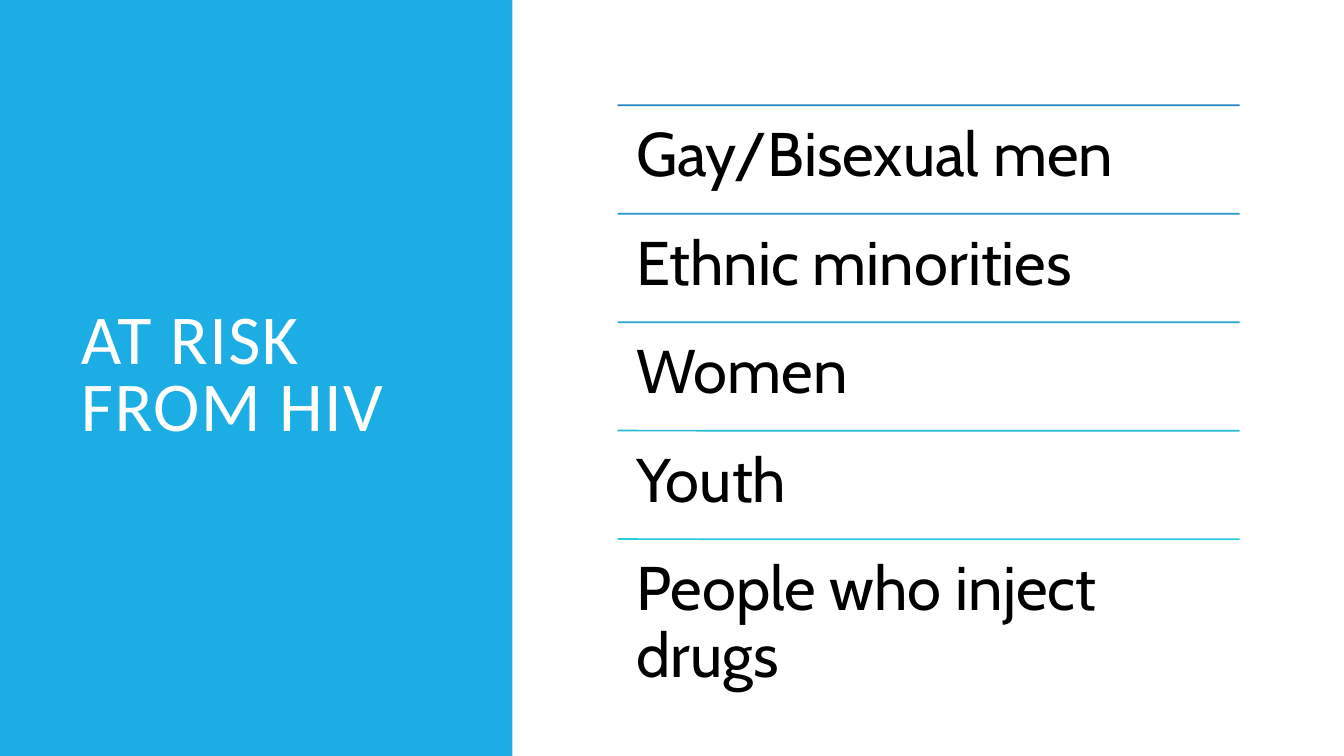
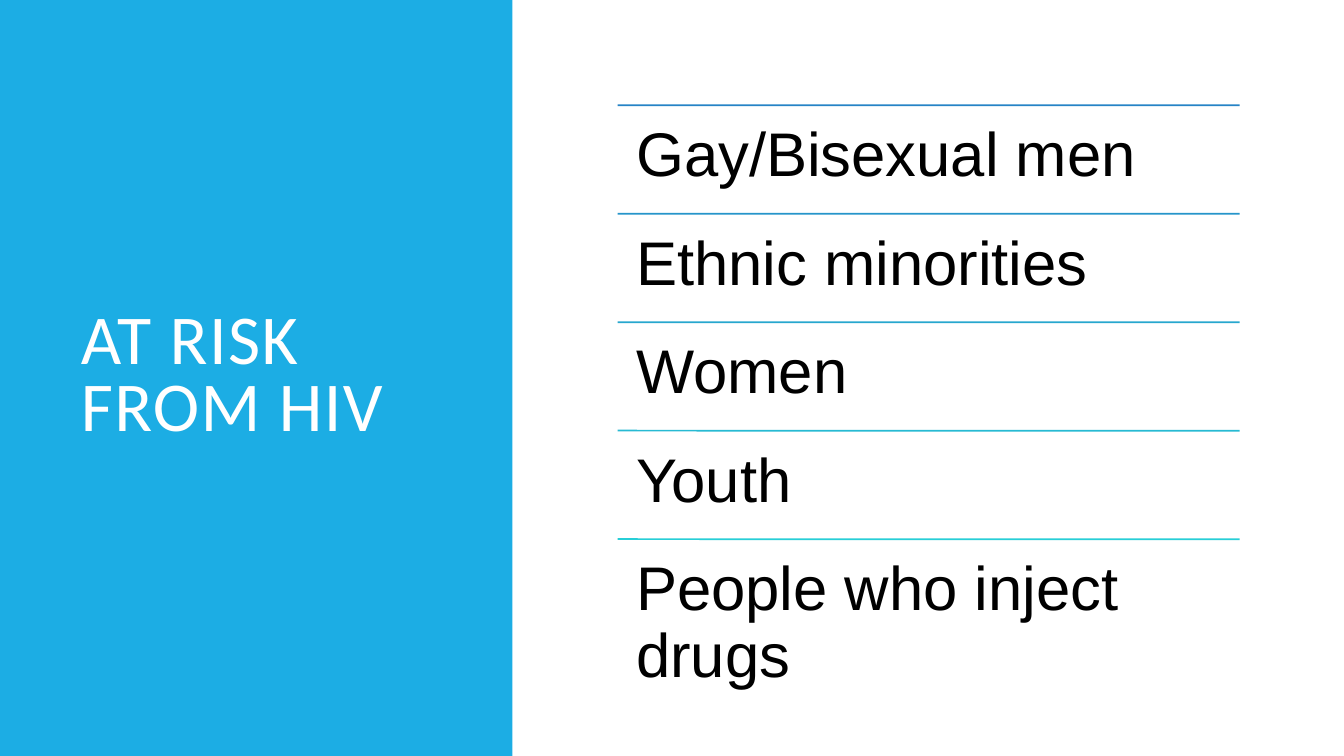
Before and after one commit to spicata/mint-fresh-notes, a slide deck: slide 6 of assets/A look at HIV.pptx. Drawn at 1344x756 pixels with LibreOffice and Linux fonts; fonts in the diff are those of the drawing. Boxes give left, top, right and bottom in pixels: in the first picture for what was removed or moved away, otherwise in the second. Text is boxed around its words. In the diff, an @@ line names an element or a change of style, - is before the commit and + after.

```diff
--- a/assets/A look at HIV.pptx
+++ b/assets/A look at HIV.pptx
@@ font Cabin to Arial in 5 elements at <box>636,131,1136,188</box>, <box>636,240,1087,286</box>, <box>636,350,847,394</box>, <box>636,457,791,503</box>, <box>636,565,1119,689</box> @@
```
Also in this commit, not shown: 7 other slides changed, 25 other files.
